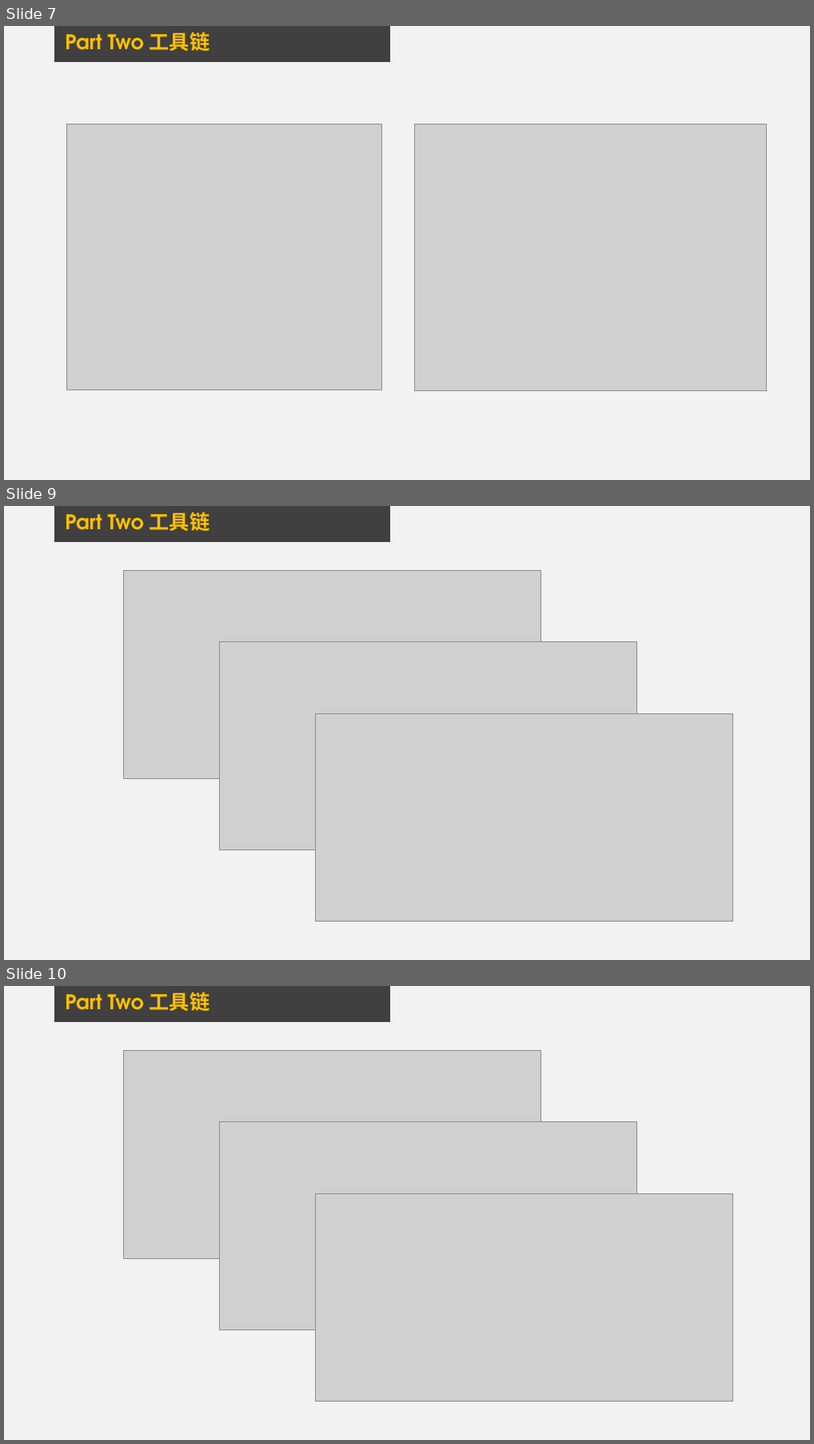
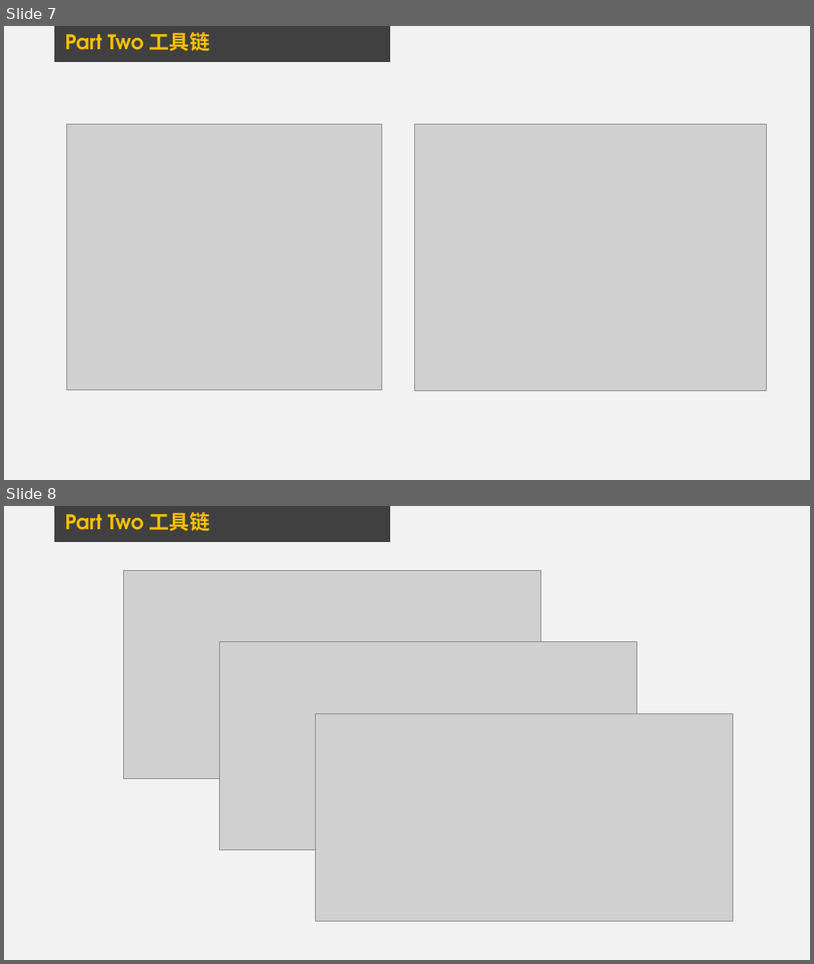
Before and after one commit to liziwl/IM-over-Email, a slide deck: pre.pptx. Shown one above the other, each under a label of ours: slides 7, 9 and 10 before the commit, slides 7 and 8 after it; the slides between them are not shown. The pictures are 814x1444 and 814x964 pixels, drawn with LibreOffice and Linux fonts; fonts in the diff are those of the drawing; grey boxes stand for pictures. Boxes give left, top, right and bottom in pixels: in the first picture for what was removed or moved away, otherwise in the second. Text is boxed around its words. In the diff, an @@ line names an element or a change of style, - is before the commit and + after.

```diff
--- a/pre.pptx
+++ b/pre.pptx
@@ slide 9 removed at [4, 506, 810, 960], background #F2F2F2; not listed: 1 template element that a slide beside it also shows @@
@@ text removed at [65, 512, 210, 531] @@
-Part Two 工具链
@@ picture removed at [123, 571, 541, 778] @@
@@ picture removed at [219, 642, 638, 850] @@
@@ picture removed at [315, 713, 734, 921] @@
@@ what was slide 10 is now slide 8 @@
```
Also in this commit, not shown: 2 slides changed, 4 other files.
